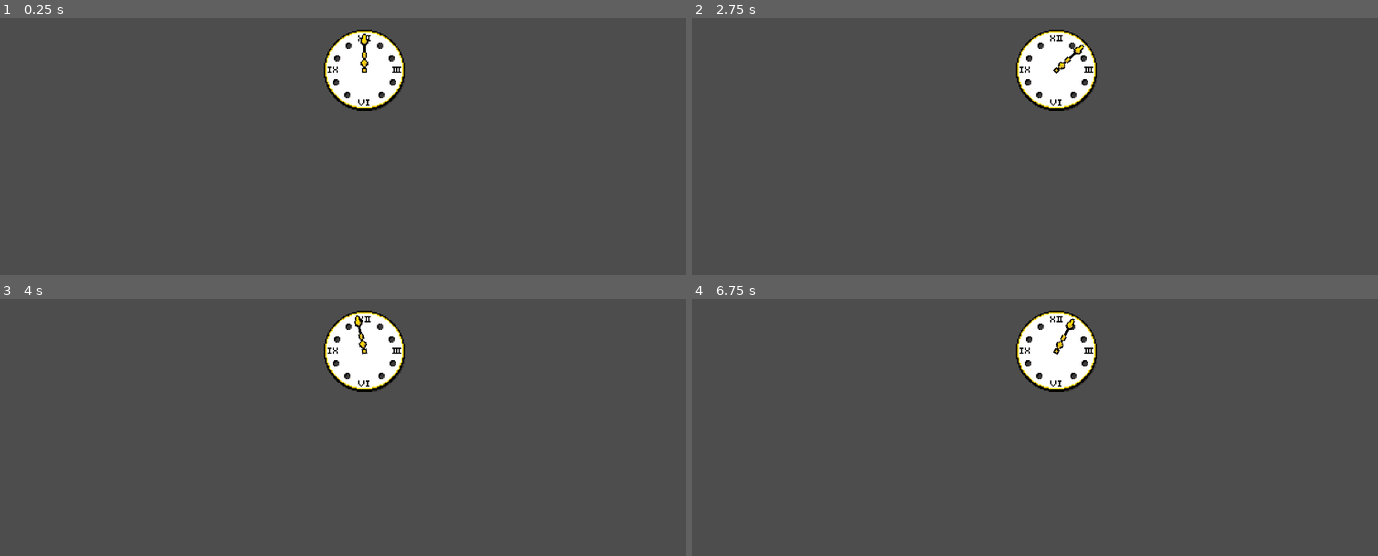
Above: before the commit, frames 1-4 (two rows, left to right).
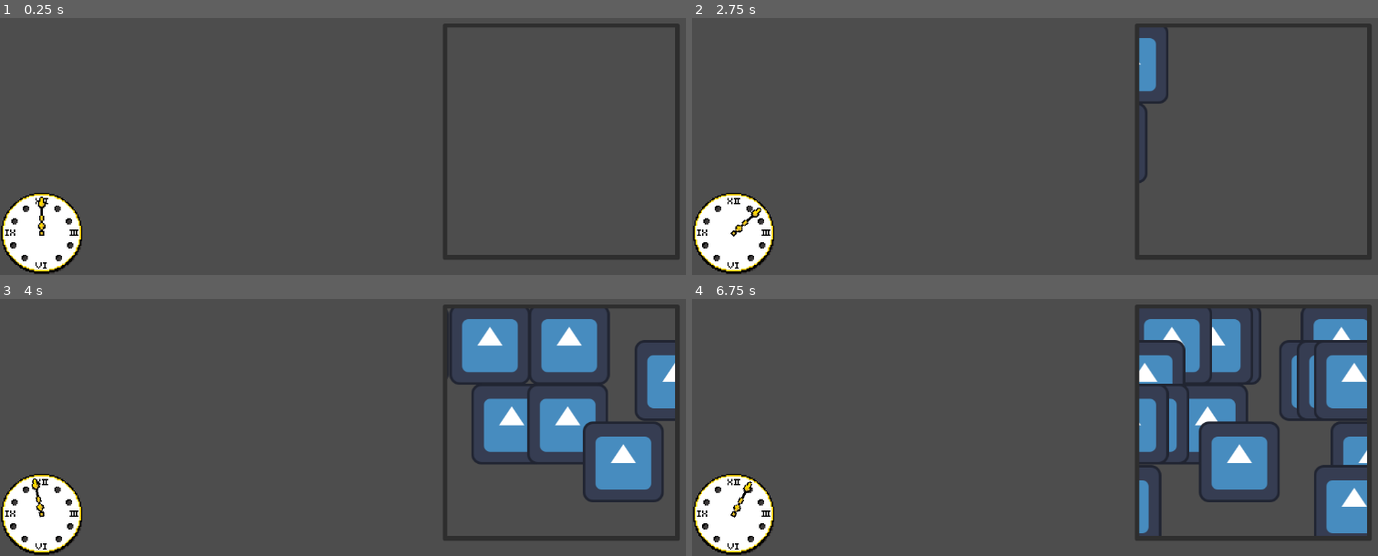
Above: after the commit, the same moments.

Repository: duckingg/GMTK-Heavenly-office
Game: Godot game, scene res://Assets/main.tscn
Same seed, same stepped clock (60 frames per second), same inputs: the game is played once before the commit and once after it. The engine's default icon, where the game draws it, is replaced by a stand-in: a white triangle on a blue panel in a dark square.
Inputs (mouse positions are in pixels of both pictures, inside the frame that each line leads up to):
- Up to frame 1 (0.25 s): no input
- Up to frame 2 (2.75 s): tap Enter (ui_accept) at 0.5, 0.77, 1.52 s; move the mouse to (1213, 48) at 0.52 s; hold Up (ui_up) 0.53-1.28 s; click (1213, 48) at 0.67 s; move the mouse to (911, 89) at 1.27 s; hold Down (ui_down) 1.28-2.03 s; move the mouse to (outside the picture) at 2.02 s; hold Up (ui_up) from 2.03 s (still down)
- Up to frame 3 (4 s): move the mouse to (329, 432) at 2.77 s; click (329, 432) at 2.92 s; tap Enter (ui_accept) at 3.02, 3.77 s; move the mouse to (583, 412) at 3.52 s; release Up (ui_up) at 3.53 s; hold Down (ui_down) from 3.53 s (still down)
- Up to frame 4 (6.75 s): move the mouse to (outside the picture) at 4.27 s; tap Enter (ui_accept) at 4.52, 6.02 s; move the mouse to (1089, 350) at 5.02 s; click (1089, 350) at 5.17 s; move the mouse to (outside the picture) at 5.77 s; release Down (ui_down) at 5.78 s; hold Up (ui_up) from 5.78 s (still down); move the mouse to (1213, 329) at 6.52 s

The runs differ from the first frame. In frame 1, 7.9% of the frame differs, in the area x 0-100%, y 2-100%; in frame 2, 8.8%; in frame 3, 19%; in frame 4, 21%.

Commit message:
TOO MUCH AAAAA
Added method to edit time from outside the clock
Viewport container shenanigans (it kinda works)

Diff:
--- a/Assets/main.gd
+++ /dev/null
@@ -1 +0,0 @@
-extends Node2D
--- a/Assets/main.tscn
+++ b/Assets/main.tscn
@@ -1,16 +1,35 @@
-[gd_scene format=3 uid="uid://c6bdegeb7h14v"]
+[gd_scene format=3 uid="uid://dt8uian6uijn"]
 
 [ext_resource type="PackedScene" uid="uid://dxkokcej7bbgl" path="res://Assets/Clock.tscn" id="1_fhhcb"]
-[ext_resource type="Script" uid="uid://cdxhhdxtrfjvn" path="res://Assets/main.gd" id="1_yjg56"]
-[ext_resource type="PackedScene" uid="uid://dlj0qwyskaxbk" path="res://Assets/spawner.tscn" id="3_h46cc"]
+[ext_resource type="PackedScene" uid="uid://dax3icskph0gg" path="res://Assets/minigame_1.tscn" id="2_yjg56"]
 
-[node name="Main" type="Node2D" unique_id=1772978284]
-script = ExtResource("1_yjg56")
+[node name="Main" type="Node2D" unique_id=1996568878]
 
 [node name="Clock" parent="." unique_id=993132611 instance=ExtResource("1_fhhcb")]
+position = Vector2(500, -286)
 
-[node name="Camera2D" type="Camera2D" parent="." unique_id=1578918322]
+[node name="Camera2D" type="Camera2D" parent="." unique_id=526821664]
+position = Vector2(755, -415)
 zoom = Vector2(2, 2)
 
-[node name="Spawner" parent="." unique_id=569710735 instance=ExtResource("3_h46cc")]
-position = Vector2(174, -2)
+[node name="CanvasLayer" type="CanvasLayer" parent="." unique_id=1102488445]
+
+[node name="Panel" type="Panel" parent="CanvasLayer" unique_id=1707037977]
+offset_left = 700.0
+offset_top = 249.8
+offset_right = 1074.315
+offset_bottom = 623.8005
+
+[node name="SubViewportContainer" type="SubViewportContainer" parent="CanvasLayer/Panel" unique_id=309560938]
+layout_mode = 0
+offset_left = 7.3149996
+offset_top = 6.0
+offset_right = 367.315
+offset_bottom = 366.0
+
+[node name="SubViewport" type="SubViewport" parent="CanvasLayer/Panel/SubViewportContainer" unique_id=257118176]
+handle_input_locally = false
+size = Vector2i(360, 360)
+render_target_update_mode = 4
+
+[node name="Minigame1" parent="CanvasLayer/Panel/SubViewportContainer/SubViewport" unique_id=1364003204 instance=ExtResource("2_yjg56")]
--- a/Assets/minigame_1.tscn
+++ b/Assets/minigame_1.tscn
@@ -1,6 +1,6 @@
 [gd_scene format=3 uid="uid://dax3icskph0gg"]
 
-[ext_resource type="Script" uid="uid://djaeapxfpigw4" path="res://Assets/minigame_1.gd" id="1_usdcs"]
+[ext_resource type="Script" uid="uid://djaeapxfpigw4" path="res://Scripts/minigame_1.gd" id="1_usdcs"]
 [ext_resource type="PackedScene" uid="uid://dlj0qwyskaxbk" path="res://Assets/spawner.tscn" id="1_wvewk"]
 
 [node name="Minigame1" type="Node2D" unique_id=1364003204]
--- a/Assets/person.tscn
+++ b/Assets/person.tscn
@@ -1,7 +1,8 @@
 [gd_scene format=3 uid="uid://dh04ycfigyrdw"]
 
-[ext_resource type="Script" uid="uid://dw0fv3wivtkh6" path="res://person.gd" id="1_0uymv"]
+[ext_resource type="Script" uid="uid://dw0fv3wivtkh6" path="res://Scripts/person.gd" id="1_0uymv"]
 [ext_resource type="Texture2D" uid="uid://c358y8ffhdofm" path="res://icon.svg" id="2_gkp17"]
+
 
 [sub_resource type="RectangleShape2D" id="RectangleShape2D_j6m6x"]
 size = Vector2(126, 127)
--- a/Assets/spawner.tscn
+++ b/Assets/spawner.tscn
@@ -1,6 +1,6 @@
 [gd_scene format=3 uid="uid://dlj0qwyskaxbk"]
 
-[ext_resource type="Script" uid="uid://cefmvko35057t" path="res://spawner.gd" id="1_kor3x"]
+[ext_resource type="Script" uid="uid://cefmvko35057t" path="res://Scripts/spawner.gd" id="1_kor3x"]
 [ext_resource type="PackedScene" uid="uid://dh04ycfigyrdw" path="res://Assets/person.tscn" id="2_5np11"]
 
 [node name="Spawner" type="Node2D" unique_id=569710735]
--- a/Scripts/Clock.gd
+++ b/Scripts/Clock.gd
@@ -10,9 +10,6 @@
 
 var current_tween : Tween
 var editing = false
-
-func _ready() -> void:
-	print(get_children())
 
 func _process(delta):
 	if editing == true:
@@ -33,7 +30,9 @@
 		time -= 10
 		time_update("edit")
 
-
+func edit_time(amount):
+	time += amount
+	time_update("edit")
 
 func time_update(type):
 	if current_tween:
--- a/project.godot
+++ b/project.godot
@@ -11,7 +11,7 @@
 [application]
 
 config/name="GMTK angle job"
-run/main_scene="uid://c6bdegeb7h14v"
+run/main_scene="uid://dt8uian6uijn"
 config/features=PackedStringArray("4.6", "Mobile")
 config/icon="res://icon.svg"
 
Not shown, removed: Assets/main.gd.uid
Renamed: Assets/minigame_1.gd -> Scripts/minigame_1.gd
Renamed: Assets/minigame_1.gd.uid -> Scripts/minigame_1.gd.uid
Renamed: person.gd -> Scripts/person.gd
Renamed: person.gd.uid -> Scripts/person.gd.uid
Renamed: spawner.gd -> Scripts/spawner.gd
Renamed: spawner.gd.uid -> Scripts/spawner.gd.uid
